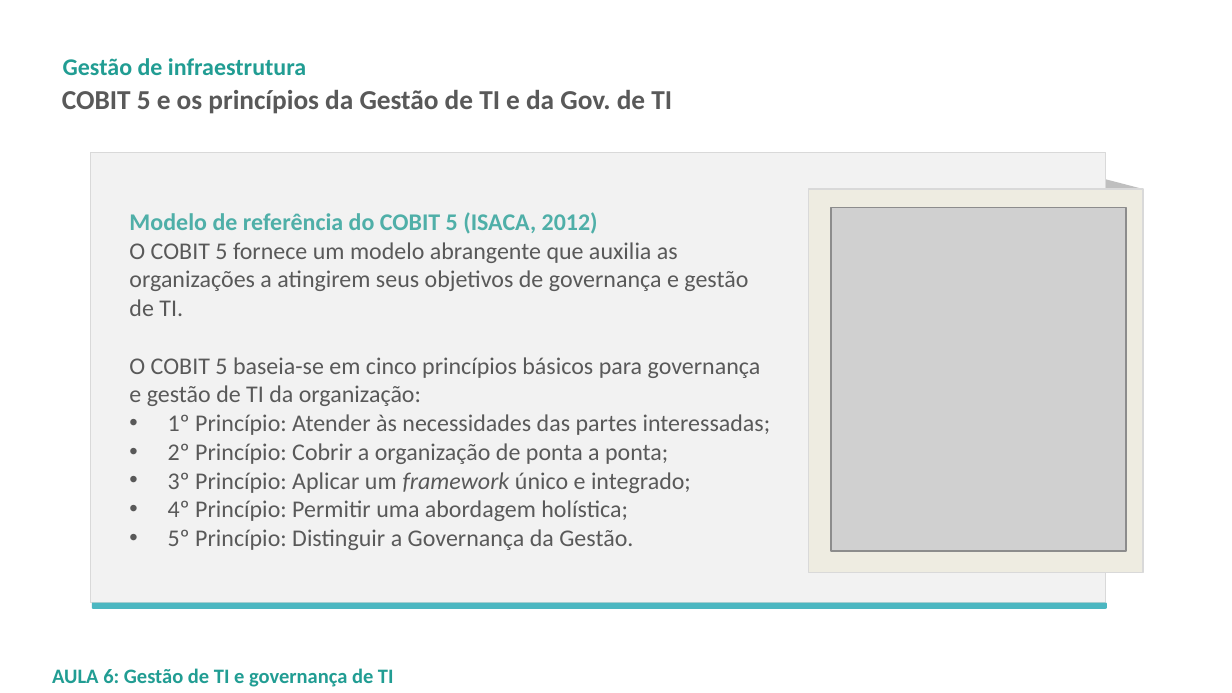
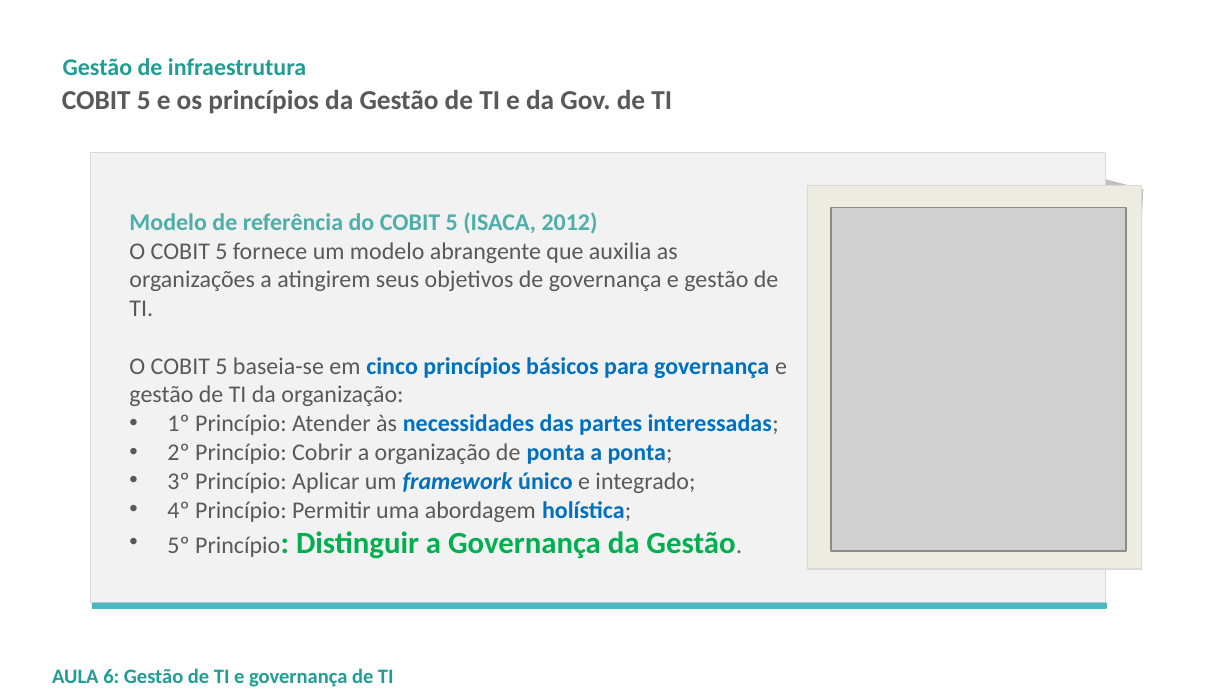
Before and after one commit to LeoCaronezi/CURSOS, a slide deck: slide 33 of GESTAO DE INFRAESTRUTURA - CCT0347/SLIDES/GI_ALB_20019_1_Aula06.pptx. Drawn at 1232x693 pixels with LibreOffice and Linux fonts; fonts in the diff are those of the drawing; grey boxes stand for pictures; background and template pictures are left out. Boxes give left, top, right and bottom in pixels: in the first picture for what was removed or moved away, otherwise in the second. Text is boxed around its words. In the diff, an @@ line names an element or a change of style, - is before the commit and + after.

```diff
--- a/GESTAO DE INFRAESTRUTURA - CCT0347/SLIDES/GI_ALB_20019_1_Aula06.pptx
+++ b/GESTAO DE INFRAESTRUTURA - CCT0347/SLIDES/GI_ALB_20019_1_Aula06.pptx
@@ rectangle: place and size @@
-rectangle at bbox=[808, 190, 1142, 573]
+rectangle at bbox=[807, 186, 1141, 569]
@@ rectangle: place and size @@
-rectangle at bbox=[808, 190, 1142, 573]
+rectangle at bbox=[807, 186, 1141, 569]
@@ text at bbox=[129, 357, 787, 559]: text colour #595959 to #0070C0 in "cinco princípios básicos para governança", "necessidades das partes interessadas;", "ponta a ponta;", "framework único" and 1 more places; bold on in "cinco princípios básicos para governança", "necessidades das partes interessadas;", "ponta a ponta;", "framework único" and 2 more places; size 14 to 18 pt, text colour #595959 to #00B050 in "Princípio: Distinguir a Governança da Gestão." @@
```
Also in this commit, not shown: 10 other slides changed, 2 other files.
